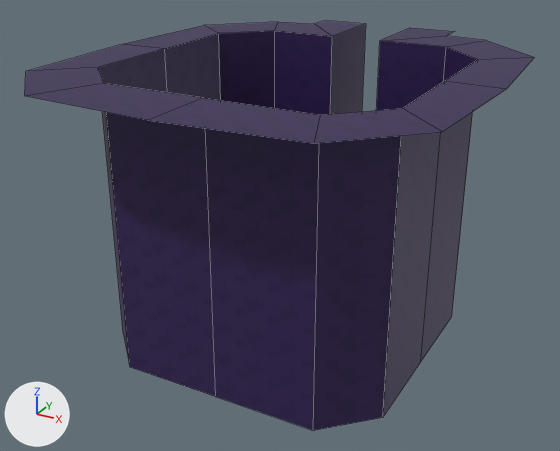
A saved change to the Blender file ArtSource/Character/RobotBrain.blend.
The view is the same before and after, from a camera (50 mm lens) standing at (2.31, -4.36, 2.96) and looking at (-0.07, -0.04, 0.8). The lights are fixed; the arrows at lower left show +X, +Y and +Z. Mesh edges are drawn as thin lines. The same objects are shown in both versions, whatever each file hides.
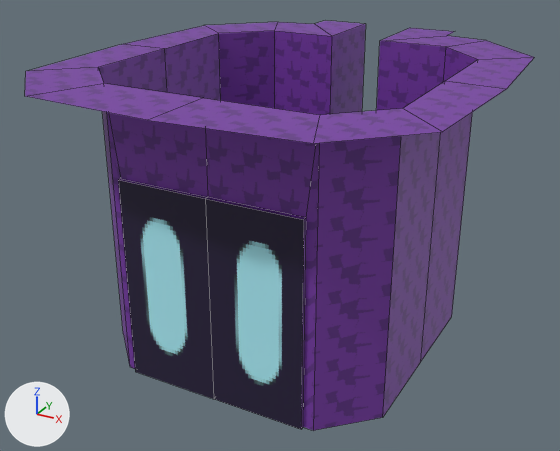
The edits, one by one:
Picture 'Robot_Tex.png' (img_robot_tex_png) is new.
Picture 'Metal_Plate_Purple_2.png.001' (img_metal_plate_purple_2_png_001) is new.
Material 'Walls' (mat_walls) changes its picture from img_metal_plate_purple_2_png to img_metal_plate_purple_2_png_001.
Material 'Face' (mat_face) is new.
Its texture is img_robot_tex_png.
me_plane is used by ob_plane; location (0.0, 0.0, 0.0).
Verts and faces of me_plane; kept vertices keep their numbers, new ones are numbered from 46.
Before the commit, vertices of me_plane: 2 (0.0, -1.0, 0.0) at pixel (215, 396), 3 (0.0, -1.0, 1.92) at pixel (203, 97), 5 (-0.69, -1.0, 0.0) at pixel (129, 367), 6 (-0.69, -1.0, 1.92) at pixel (103, 83), 28 (0.69, -1.0, 0.0) at pixel (313, 430).
Before the commit, vertices of me_plane: 29 (0.69, -1.0, 1.92) at pixel (320, 114).
me_plane had 46 vertices, 30 faces and spanned x -1.36..1.36, y -1.48..1.63, z 0.0..1.92.
me_plane now has 57 vertices, 40 faces and spans x -1.36..1.36, y -1.48..1.63, z 0.0..1.92.
Part 1, on me_plane:
Faces deleted: (2, 5, 6, 3), (2, 3, 29, 28).
New vertex 46 is at (-0.62, -1.03, 1.35), pixel (118, 179).
New vertex 47 is at (-0.62, -1.03, 0.0), pixel (135, 371).
New vertex 48 is at (0.0, -1.03, 1.35), pixel (205, 198).
New vertex 49 is at (0.62, -1.03, 1.35), pixel (303, 219).
New vertex 50 is at (0.62, -1.03, 0.0), pixel (301, 429).
New vertices 51 to 55 stand at vertices 46 to 50, in that order, plus (0.0, 0.03, 0.0).
New vertex 56 is at (0.0, -1.03, 0.0), pixel (213, 399).
New faces: (49, 54, 55, 50), (5, 6, 51, 52), (3, 53, 51, 6), (28, 55, 54, 29), (3, 29, 54, 53), (46, 47, 52, 51) (mat_walls (picture img_metal_plate_purple_2_png_001)).
New faces: (48, 53, 54, 49), (46, 51, 53, 48) (mat_walls (picture img_metal_plate_purple_2_png_001)).
New faces: (2, 52, 47, 56), (2, 56, 50, 55) (mat_floor (picture img_metal_plate_purple_3_png_001)).
New faces: (46, 48, 56, 47), (48, 49, 50, 56) (mat_face (picture img_robot_tex_png)).
me_plane now uses material mat_face (picture img_robot_tex_png).

What differs and where, as boxes [x1, y1, x2, y2] in the pictures (560 x 451 px):
'Plane', surface changed, reshaped: [25, 21, 534, 431] in both
part 1 of me_plane, built on: [106, 112, 319, 430] in both
